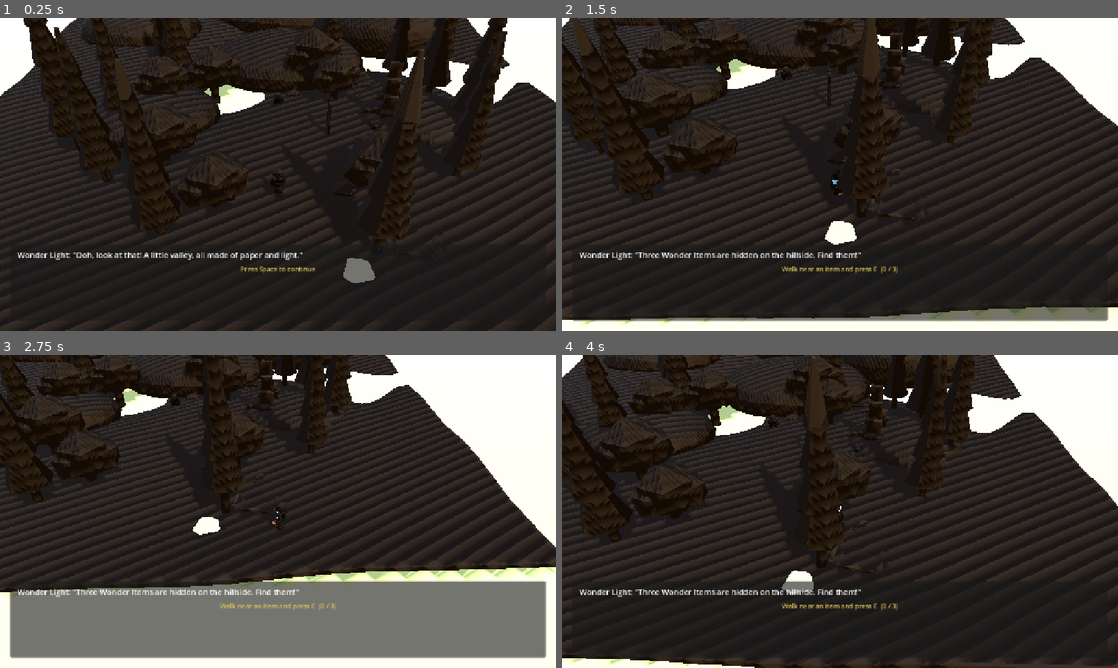
Above: before the commit, frames 1-4 (two rows, left to right).
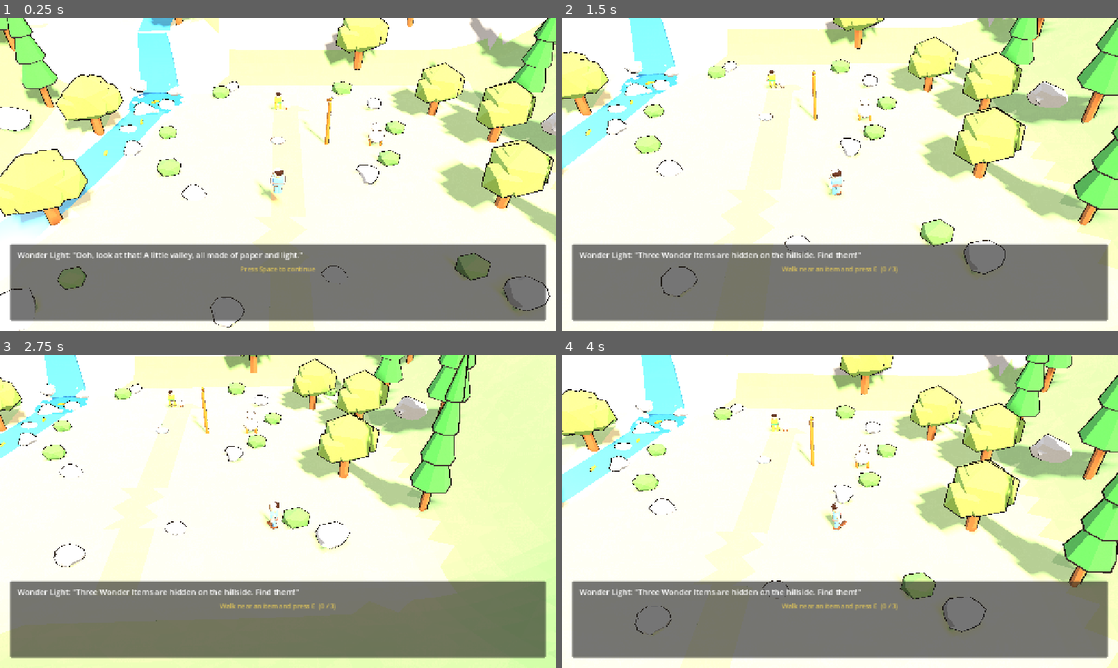
Above: after the commit, the same moments.

Repository: onesLeo/little-light
Game: Godot game, scene res://scenes/main.tscn
The game is run twice, just before and just after one commit, with the same random seed, the same clock (stepped at 60 frames per second) and the same inputs.
Inputs:
- Up to frame 1 (0.25 s): no input
- Up to frame 2 (1.5 s): tap Space (ui_accept) at 0.5, 0.77 s; hold D (move_right) 0.53-1.28 s; hold E (interact) 0.53-1.28 s; hold S (move_back) from 1.28 s (still down); tap E (interact) at 1.35 s
- Up to frame 3 (2.75 s): tap Space (ui_accept) at 1.52 s; tap E (interact) at 2 s; release S (move_back) at 2.03 s; hold D (move_right) from 2.03 s (still down); hold E (interact) from 2.03 s (still down)
- Up to frame 4 (4 s): release D (move_right) at 2.78 s; release E (interact) at 2.78 s; hold W (move_forward) 2.78-3.53 s; tap E (interact) at 2.85, 3.5 s; tap Space (ui_accept) at 3.02, 3.77 s; hold A (move_left) from 3.53 s (still down); hold E (interact) from 3.53 s (still down)

The runs differ from the first frame. In frame 1, 98% of the frame differs, in the area x 0-100%, y 0-100%; in frame 2, 94%; in frame 3, 79%; in frame 4, 98%.

Commit message:
Valley v6: sculpt the terrain, carve the river, fix the outline hulls
v3-v5 dressed a flat slab: props sat at z=0, the stream was a row of
axis-aligned cubes and the waterfall a stack of cubes, which reads as
floating blue boxes rather than water.

polish_valley_v6.py builds the ground instead. A displaced heightfield
gives a flat meadow over the play area, valley walls, a back ridge and a
shelf whose steep front edge is the waterfall cliff; the river is carved
into that field (upper reach along the shelf, plunge basin at the cliff
foot, lower reach out of the front-left corner) so water sits between
banks. Ground material comes from a smoothed slope/height field — grass,
scrub, bare rock, sandy riverbed, terracotta path — sampled over ~2m so
hillsides get coherent outcrops instead of per-triangle speckle. Stones
are noise-displaced icospheres, and every prop is planted at the terrain
height under it.

Two glTF problems are fixed at the source, which is why characters had
been rendering in Godot as flat black silhouettes:

- Solidify makes a two-layer shell, not an outline. Both layers are
  opaque, so whichever side is culled one still covers the body. v6
  builds a single-skin inverted hull (displace along normals, flip
  winding).
- Blender's default material exports doubleSided:true, which Godot
  imports as cull_mode=Disabled, and an unculled inverted hull is a lid
  again. Outline materials are now single-sided.

fix_outlines_v6.py applies both to an already-exported GLB, so the
walker/David/items become _v6 without regenerating the characters; it
keeps armature modifiers and vertex groups, so the walk cycle still
drives the outline.

Also: SafetyFloor drops to y=-2.5 (its top face capped the carved
channel at y=-0.5), tests/screenshot_autoload.gd captures real Forward+
frames offscreen for verification, and Godot's extracted glTF textures
are gitignored as the byproducts they are.

Co-Authored-By: Claude Opus 5 <noreply@anthropic.com>
Claude-Session: https://claude.ai/code/session_012hYMg1h92gRvvb9t76KkWz

Diff:
--- a/scenes/main.tscn
+++ b/scenes/main.tscn
@@ -1,12 +1,12 @@
 [gd_scene load_steps=18 format=3]
 
-[ext_resource type="PackedScene" path="res://assets/wonder_walker_v5.glb" id="1_ww"]
-[ext_resource type="PackedScene" path="res://assets/bethlehem_valley_v5.glb" id="2_valley"]
+[ext_resource type="PackedScene" path="res://assets/wonder_walker_v6.glb" id="1_ww"]
+[ext_resource type="PackedScene" path="res://assets/bethlehem_valley_v6.glb" id="2_valley"]
 [ext_resource type="Script" path="res://scripts/wonder_walker.gd" id="3_ww_script"]
 [ext_resource type="Script" path="res://scripts/steady_hands_minigame.gd" id="4_sh"]
 [ext_resource type="Script" path="res://scripts/chapter_director.gd" id="5_dir"]
-[ext_resource type="PackedScene" path="res://assets/david_mentor_v4.glb" id="6_david"]
-[ext_resource type="PackedScene" path="res://assets/wonder_items_v4.glb" id="7_items"]
+[ext_resource type="PackedScene" path="res://assets/david_mentor_v6.glb" id="6_david"]
+[ext_resource type="PackedScene" path="res://assets/wonder_items_v6.glb" id="7_items"]
 [ext_resource type="Script" path="res://scripts/tabletop_camera.gd" id="8_cam"]
 [ext_resource type="Script" path="res://scripts/mesh_collision_baker.gd" id="9_bake"]
 
@@ -81,7 +81,7 @@
 follow_speed = 6.0
 
 [node name="SafetyFloor" type="StaticBody3D" parent="."]
-transform = Transform3D(1, 0, 0, 0, 1, 0, 0, 0, 1, 0, -0.5, 0)
+transform = Transform3D(1, 0, 0, 0, 1, 0, 0, 0, 1, 0, -2.5, 0)
 collision_layer = 1
 collision_mask = 0
 
--- /dev/null
+++ b/tests/screenshot_autoload.gd
@@ -0,0 +1,30 @@
+extends Node
+## Debug-only: saves the real Forward+ frame to /tmp/godot_screenshot.png.
+## SHOT_FRAME / HIDE_NODE / CAM_POS / CAM_LOOK tweak the capture.
+var _frames := 0
+func _ready() -> void:
+	var hide := OS.get_environment("HIDE_NODE")
+	if hide != "":
+		var n := get_tree().root.get_node_or_null("Main/" + hide)
+		if n is Node3D:
+			(n as Node3D).visible = false
+	var cp := OS.get_environment("CAM_POS")
+	if cp != "":
+		var cam := get_tree().root.get_node_or_null("Main/TabletopCamera") as Camera3D
+		if cam:
+			cam.set_script(null)
+			var p := cp.split(",")
+			cam.global_position = Vector3(float(p[0]), float(p[1]), float(p[2]))
+			var cl := OS.get_environment("CAM_LOOK")
+			if cl != "":
+				var q := cl.split(",")
+				cam.look_at(Vector3(float(q[0]), float(q[1]), float(q[2])), Vector3.UP)
+			cam.current = true
+func _process(_delta: float) -> void:
+	_frames += 1
+	var shot := int(OS.get_environment("SHOT_FRAME")) if OS.get_environment("SHOT_FRAME") != "" else 90
+	if _frames == shot:
+		get_viewport().get_texture().get_image().save_png("/tmp/godot_screenshot.png")
+		print("SCREENSHOT SAVED")
+	if _frames == shot + 5:
+		get_tree().quit()
Binary file added: art/previews/valley_preview_v6.png
Binary file added: art/previews/valley_preview_v6_river.png
Binary file added: assets/bethlehem_valley_v6.glb
Not shown, added: assets/bethlehem_valley_v6.glb.import
Binary file added: assets/david_mentor_v6.glb
Not shown, added: assets/david_mentor_v6.glb.import
Binary file added: assets/wonder_items_v6.glb
Not shown, added: assets/wonder_items_v6.glb.import
Binary file added: assets/wonder_walker_v6.glb
Not shown, added: assets/wonder_walker_v6.glb.import
Not shown, changed: README.md
Not shown, changed: art/blender/README.md
(and 3 more such lines)
